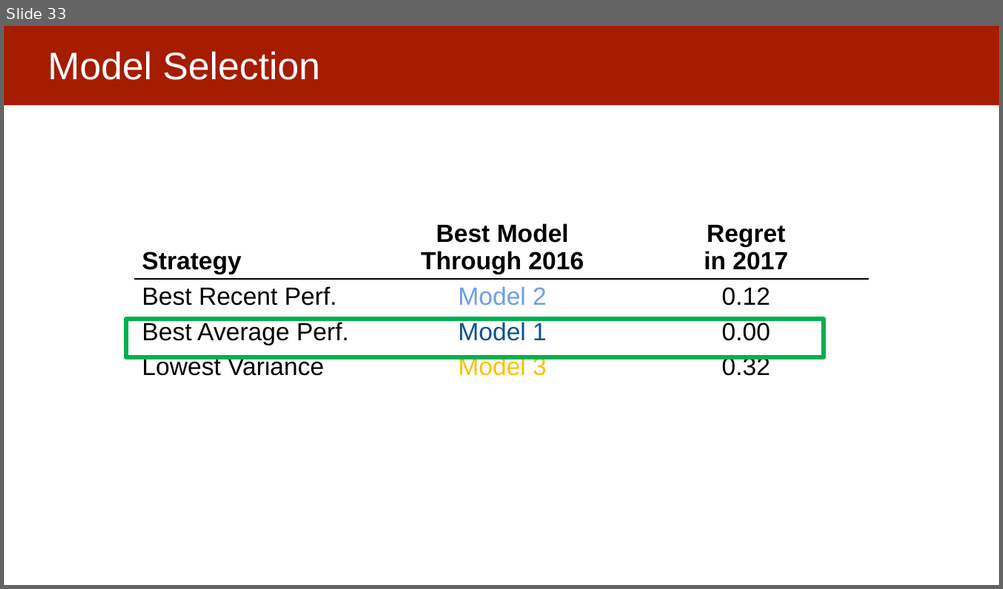
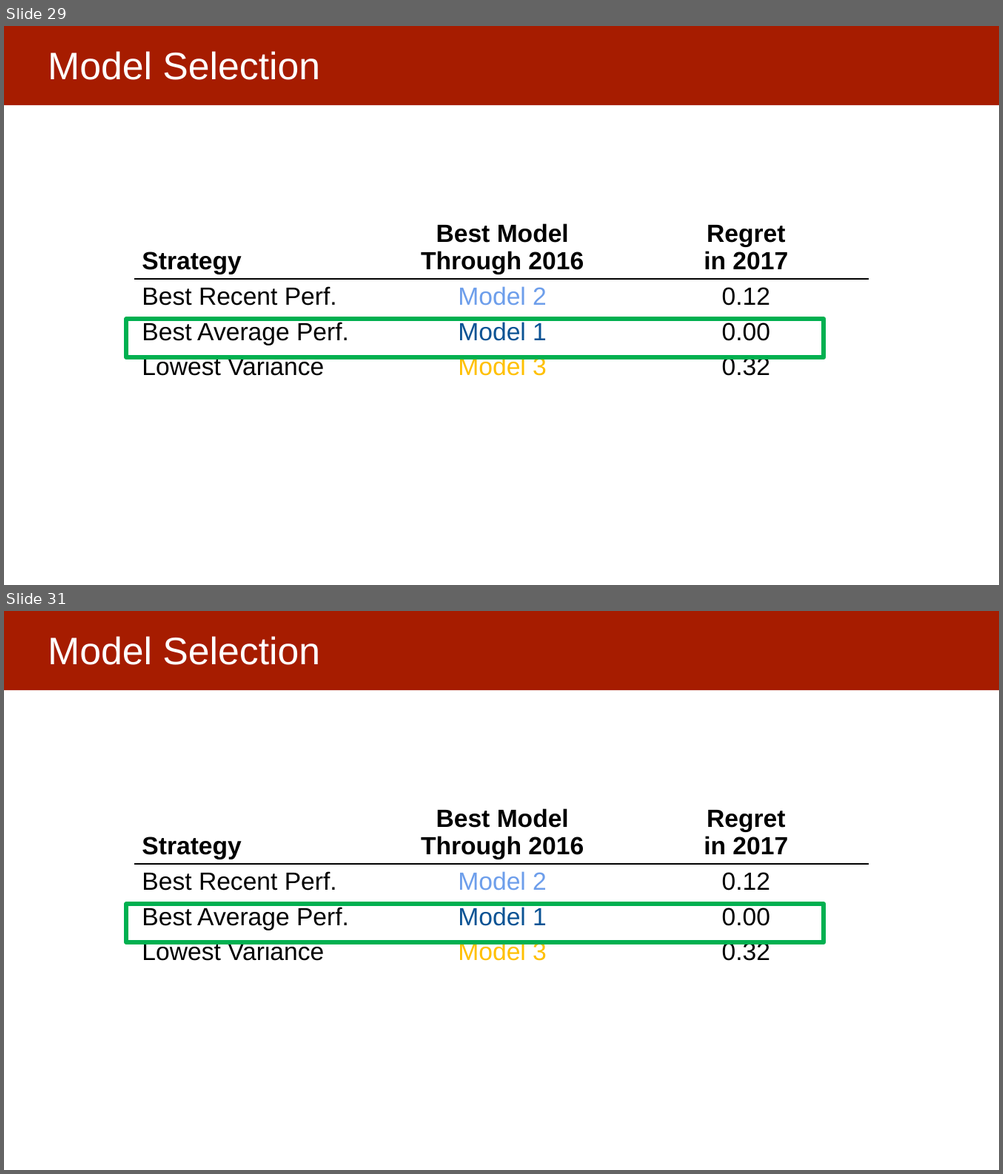
Before and after one commit to dssg/mlforpublicpolicylab, a slide deck: Lectures/15-ml-in-practice-and-model-selection-part-3.pptx. Shown one above the other, each under a label of ours: slide 33 before the commit, slides 29 and 31 after it; the slides between them are not shown. The pictures are 1003x589 and 1003x1174 pixels, drawn with LibreOffice and Linux fonts; fonts in the diff are those of the drawing. Boxes give left, top, right and bottom in pixels: in the first picture for what was removed or moved away, otherwise in the second. Text is boxed around its words. In the diff, an @@ line names an element or a change of style, - is before the commit and + after.

```diff
--- a/Lectures/15-ml-in-practice-and-model-selection-part-3.pptx
+++ b/Lectures/15-ml-in-practice-and-model-selection-part-3.pptx
@@ slide 31 added at (4, 611, 999, 1170), background #FFFFFF; not listed: 1 template element that a slide beside it also shows @@
@@ title added at (48, 636, 320, 665), 37 pt, text #FFFFFF @@
+Model Selection
@@ table added at (134, 801, 868, 980), 4 rows, 3 columns @@
+Strategy | Best Model / Through 2016 | Regret / in 2017
+Best Recent Perf. | Model 2 | 0.12
+Best Average Perf. | Model 1 | 0.00
+Lowest Variance | Model 3 | 0.32
@@ rectangle added at (126, 904, 824, 943), outline #00B050 4.5 pt @@
@@ what was slide 33 is now slide 29 @@
```
Also in this commit, not shown: 5 slides changed, 6 other slides added, 9 slides removed.
